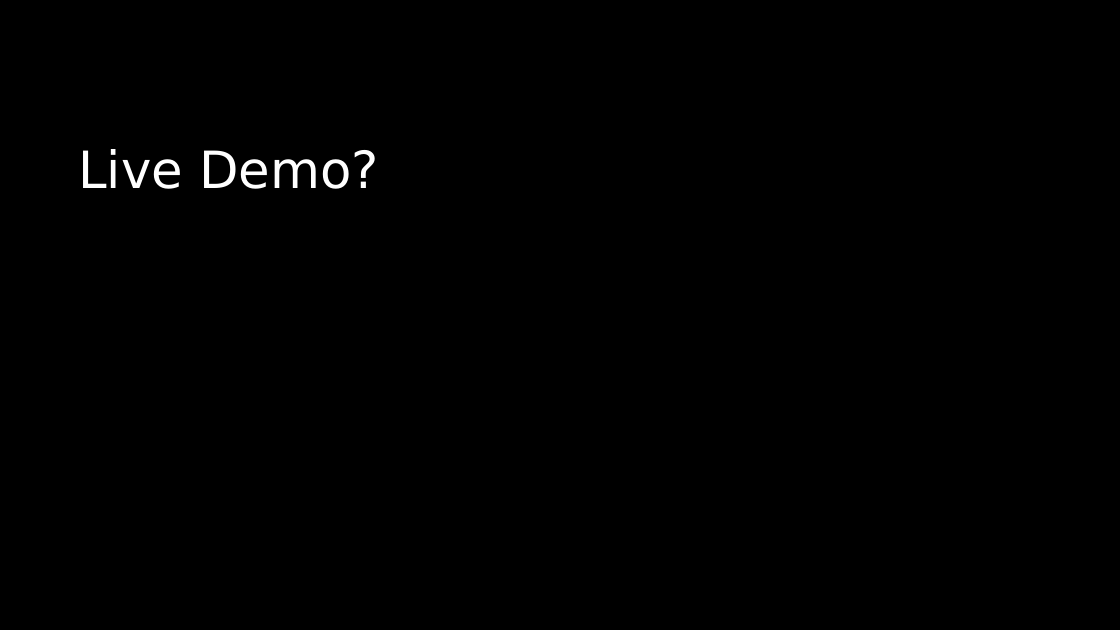
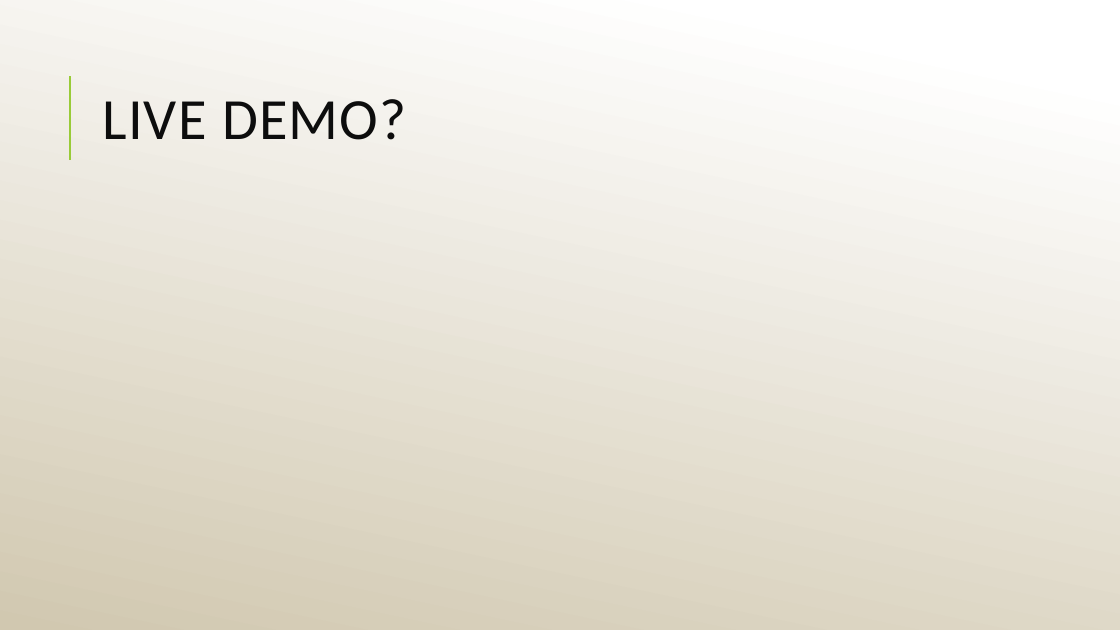
Before and after one commit to S-Apulu3008/CapstoneProject, a slide deck: slide 7 of PitchPresentation/PitchPresentation.pptx. Drawn at 1120x630 pixels with LibreOffice and Linux fonts; fonts in the diff are those of the drawing. Boxes give left, top, right and bottom in pixels: in the first picture for what was removed or moved away, otherwise in the second. Text is boxed around its words. In the diff, an @@ line names an element or a change of style, - is before the commit and + after.

```diff
--- a/PitchPresentation/PitchPresentation.pptx
+++ b/PitchPresentation/PitchPresentation.pptx
@@ background #000000 to gradient #FFFFFF to #D1C8B1 @@
@@ title "LIVE DEMO?" at <box>102,99,406,140</box>: vertical alignment top to middle @@
@@ line added from (70, 160) to (70, 76), #99CB38 1.5 pt @@
@@ title at <box>102,99,406,140</box>: text changed; size 44 to 50 pt; font DejaVu Sans to Calibri; text colour #FFFFFF to #0D0D0D @@
-Live Demo?
+LIVE DEMO?
```
Also in this commit, not shown: 7 other slides changed, 1 slide added, 1 slide removed.
